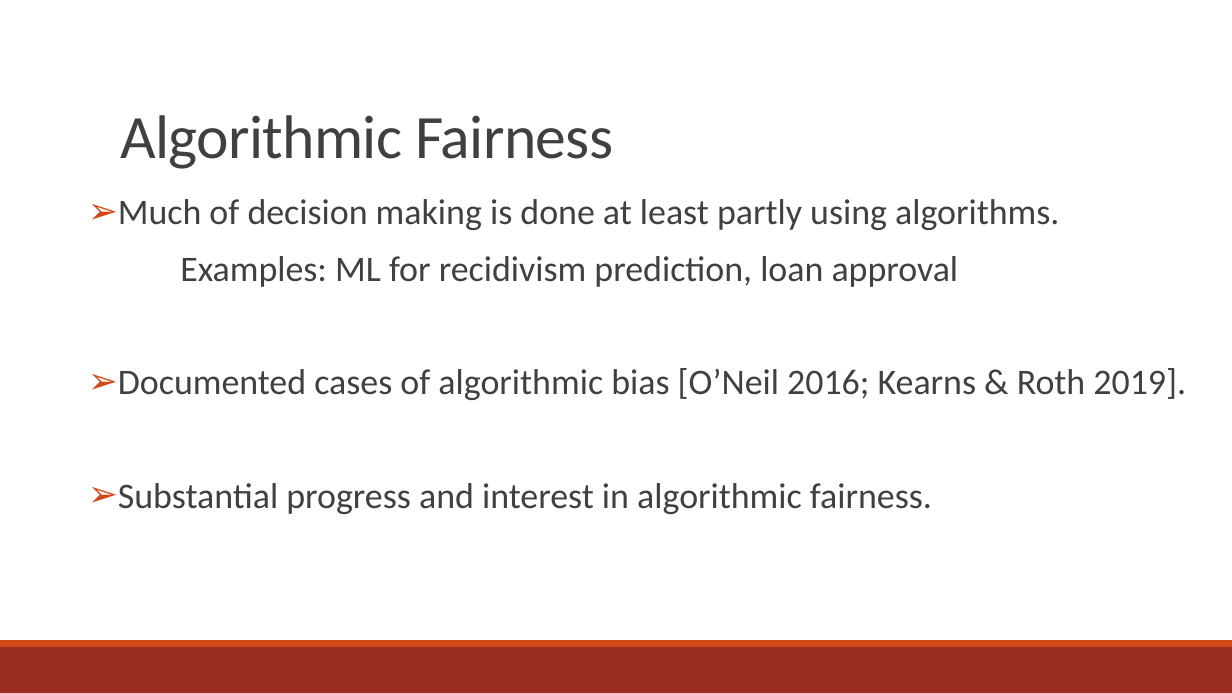
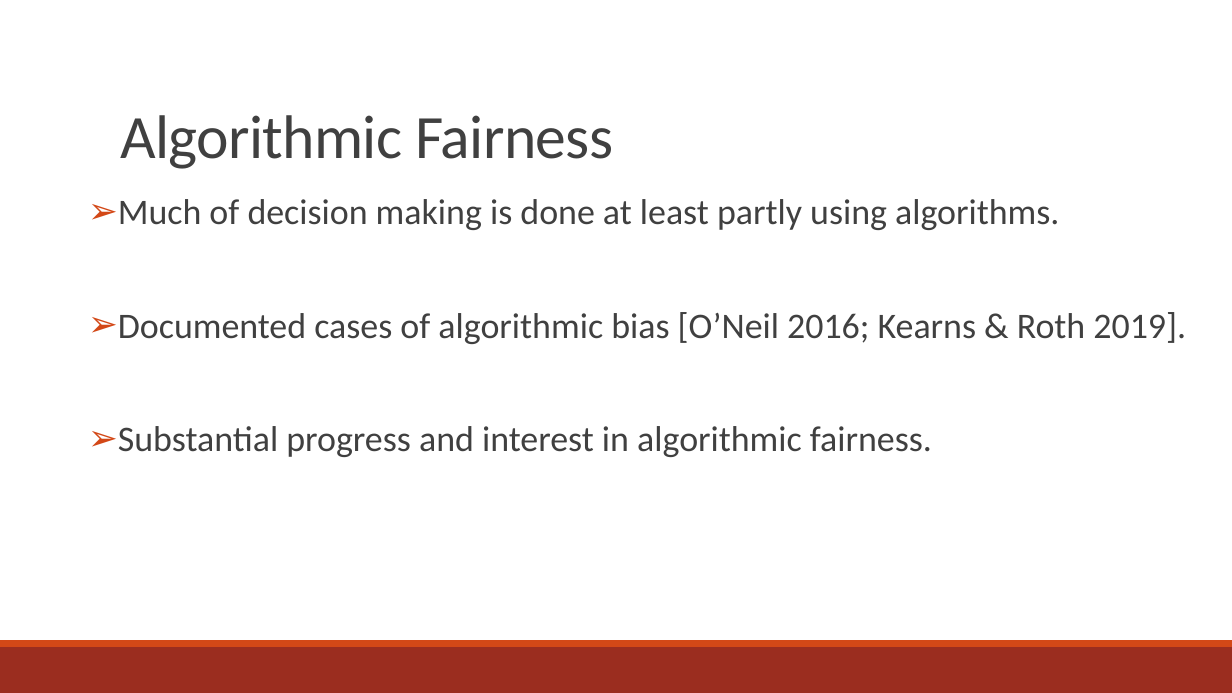
Before and after one commit to faircluster/faircluster.github.io, a slide deck: slide 47 of files/fair-clustering-tutorial-aaai22-slides1.pptx (slide 35 before the commit). Drawn at 1232x693 pixels with LibreOffice and Linux fonts; fonts in the diff are those of the drawing. Boxes give left, top, right and bottom in pixels: in the first picture for what was removed or moved away, otherwise in the second. Text is boxed around its words. In the diff, an @@ line names an element or a change of style, - is before the commit and + after.

```diff
--- a/files/fair-clustering-tutorial-aaai22-slides1.pptx
+++ b/files/fair-clustering-tutorial-aaai22-slides1.pptx
@@ text at bbox=[180, 256, 959, 287]: paragraph removed @@
-Examples: ML for recidivism prediction, loan approval
```
Also in this commit, not shown: 18 other slides changed, 18 slides added, 1 slide removed, 6 other files.
